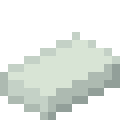
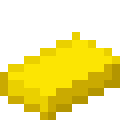
Layers edited between the first and the second 128×128 image:
hid "silver" over 0, 32, 120, 120
showed "gold" over 0, 32, 120, 120
